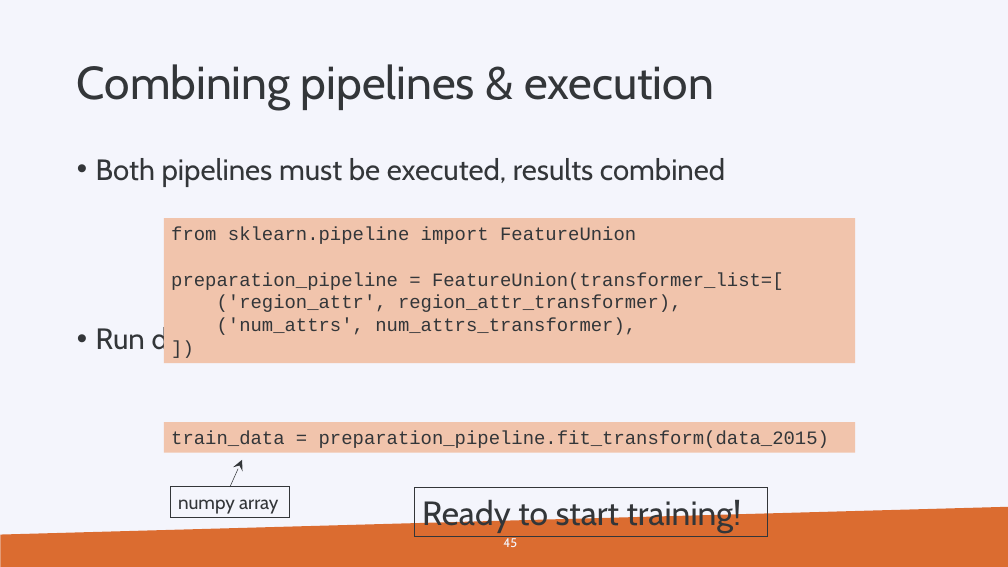
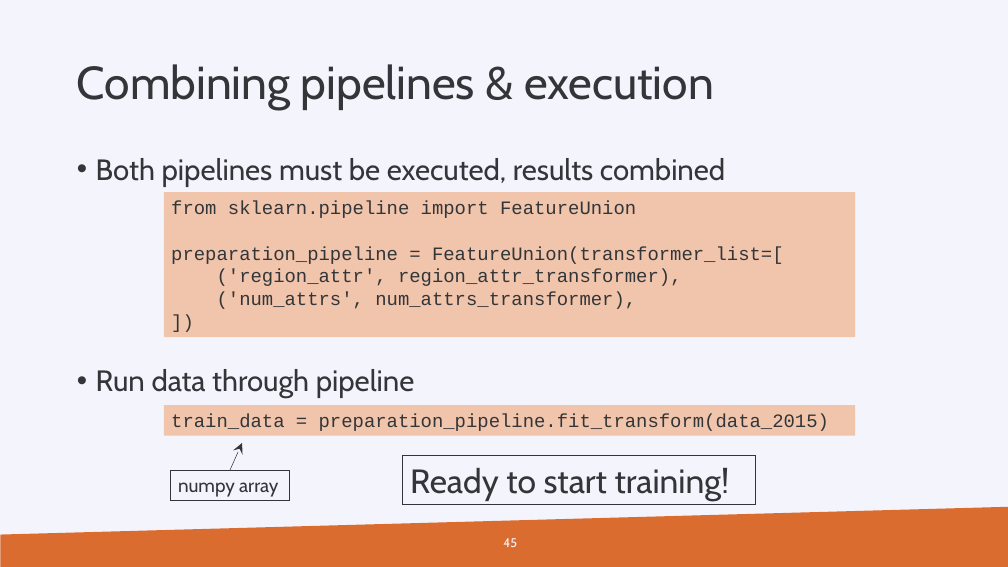
Before and after one commit to gjbex/Machine-learning-with-Python, a slide deck: slide 45 of python_for_machine_learning.pptx. Drawn at 1008x567 pixels with LibreOffice and Linux fonts; fonts in the diff are those of the drawing; background and template pictures are left out. Boxes give left, top, right and bottom in pixels: in the first picture for what was removed or moved away, otherwise in the second. Text is boxed around its words. In the diff, an @@ line names an element or a change of style, - is before the commit and + after.

```diff
--- a/python_for_machine_learning.pptx
+++ b/python_for_machine_learning.pptx
@@ text "Both pipelines must be executed, ..." rewrapped from bbox=[96, 158, 725, 356] to bbox=[96, 158, 725, 398] @@
@@ rectangle "from sklearn.pipeline import FeatureUnion": place and size @@
-rectangle "from sklearn.pipeline import FeatureUnion" at bbox=[164, 218, 856, 363]
+rectangle "from sklearn.pipeline import FeatureUnion" at bbox=[164, 192, 856, 337]
@@ 2 rectangles, 1 arrow: place and size @@
-2 rectangles, 1 arrow at bbox=[164, 422, 856, 517]
+2 rectangles, 1 arrow at bbox=[164, 405, 856, 501]
@@ rectangle "Ready to start training!": place and size @@
-rectangle "Ready to start training!" at bbox=[415, 488, 768, 536]
+rectangle "Ready to start training!" at bbox=[403, 456, 756, 504]
```
Also in this commit, not shown: 15 other slides changed.
